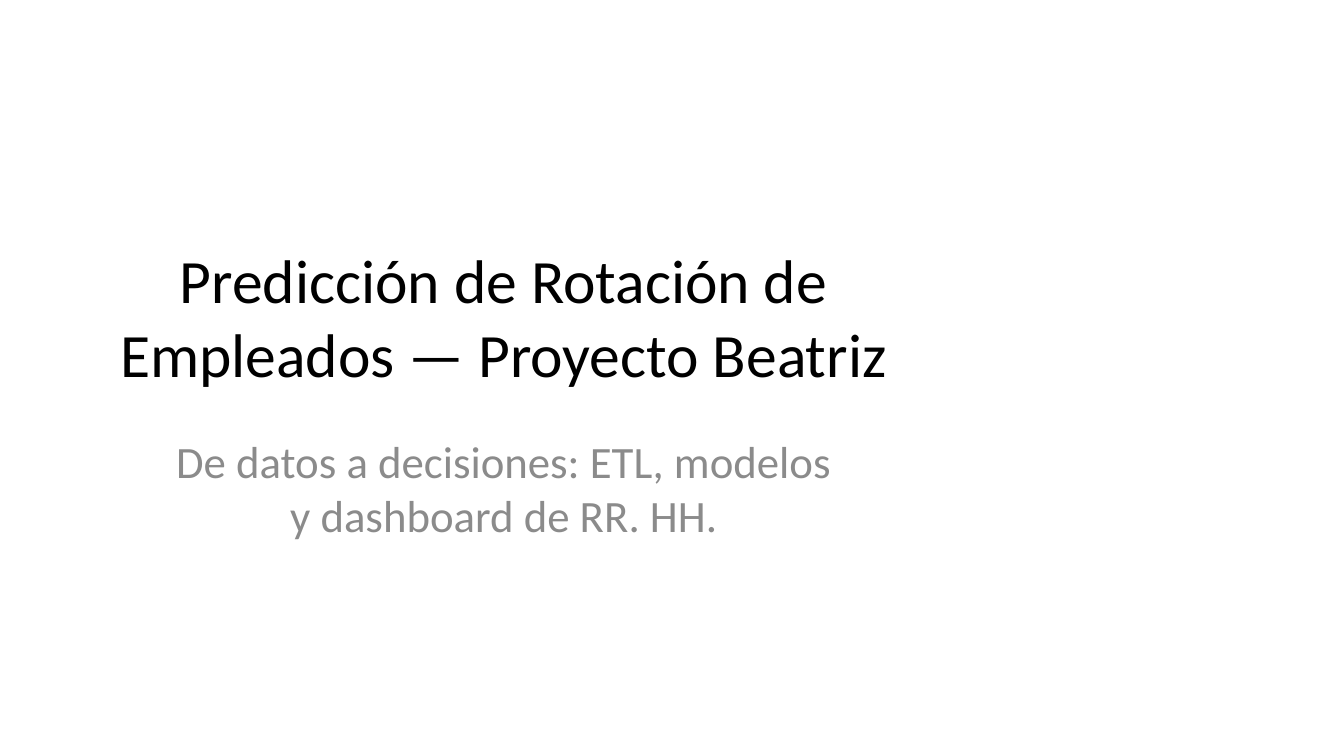
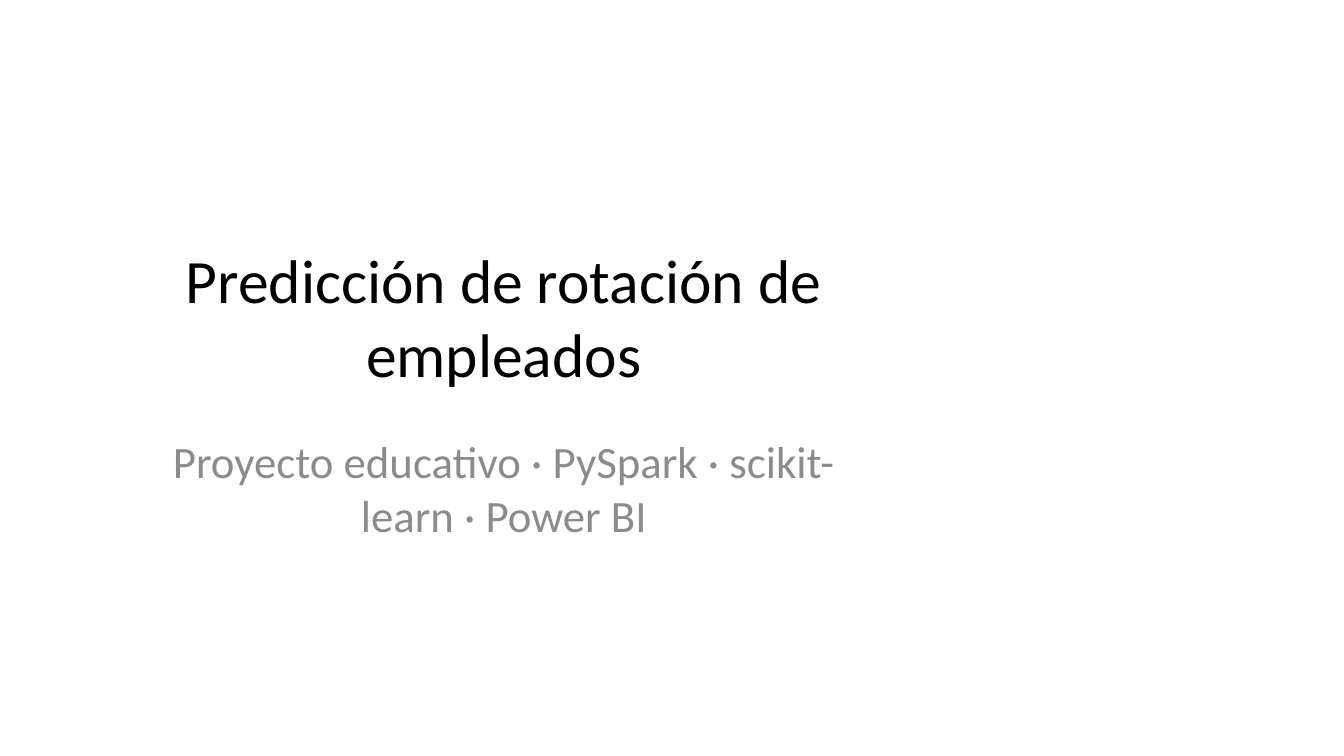
Before and after one commit to gitbeatriz123/Proyecto_Prediccion_Rotacion_Empleados_Beatriz.Velayos, a slide deck: slide 1 of docs/Presentacionfinal_Beatriz_Velayos.pptx. Drawn at 1344x756 pixels with LibreOffice and Linux fonts; fonts in the diff are those of the drawing. Boxes give left, top, right and bottom in pixels: in the first picture for what was removed or moved away, otherwise in the second. Text is boxed around its words. In the diff, an @@ line names an element or a change of style, - is before the commit and + after.

```diff
--- a/docs/Presentacionfinal_Beatriz_Velayos.pptx
+++ b/docs/Presentacionfinal_Beatriz_Velayos.pptx
@@ title at box(186, 260, 821, 387): text changed @@
-Predicción de Rotación de Empleados — Proyecto Beatriz
+Predicción de rotación de empleados
@@ subtitle at box(173, 447, 834, 532): text changed @@
-De datos a decisiones: ETL, modelos y dashboard de RR. HH.
+Proyecto educativo · PySpark · scikit-learn · Power BI
```
Also in this commit, not shown: 3 other slides changed, 5 slides added, 5 slides removed, 15 other files.
